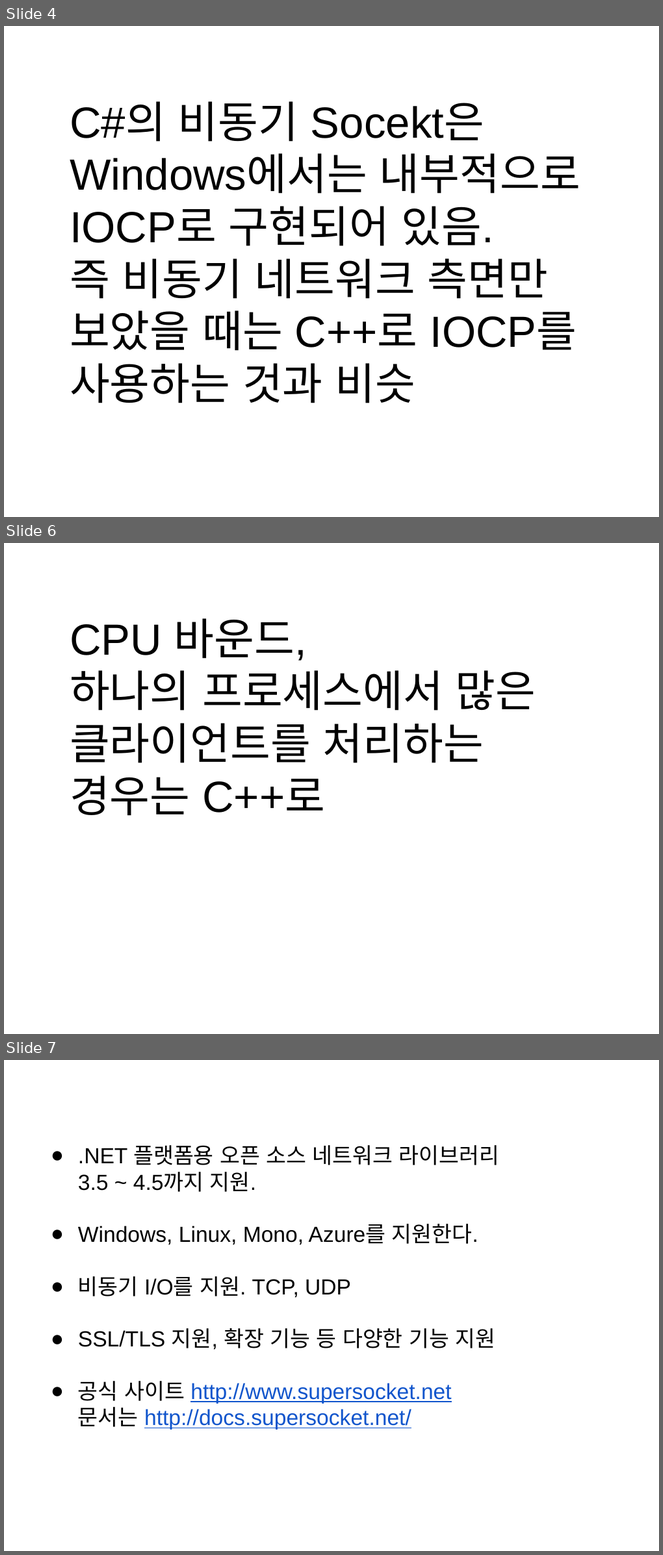
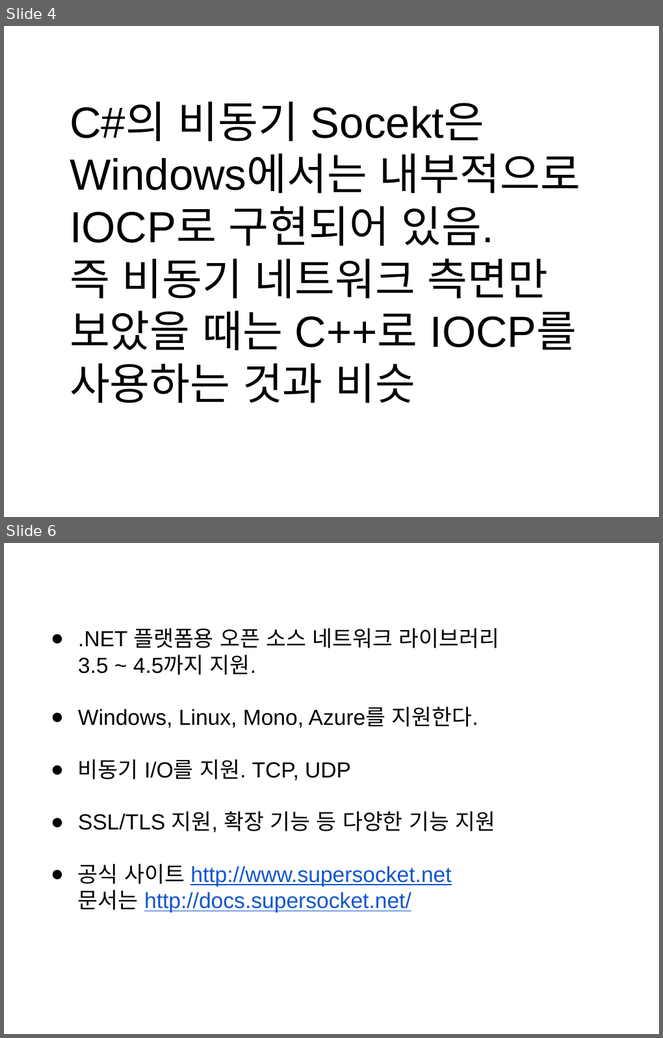
Before and after one commit to jacking75/conf_kgc2016_SuperSocket, a slide deck: {KGC2016]SuperSocket을 사용하여 고성능 게임 서버 만들기.pptx. Shown one above the other, each under a label of ours: slides 4, 6 and 7 before the commit, slides 4 and 6 after it; the slides between them are not shown. The pictures are 663x1555 and 663x1038 pixels, drawn with LibreOffice and Linux fonts; fonts in the diff are those of the drawing. Boxes give left, top, right and bottom in pixels: in the first picture for what was removed or moved away, otherwise in the second. Text is boxed around its words. In the diff, an @@ line names an element or a change of style, - is before the commit and + after.

```diff
--- a/{KGC2016]SuperSocket을 사용하여 고성능 게임 서버 만들기.pptx
+++ b/{KGC2016]SuperSocket을 사용하여 고성능 게임 서버 만들기.pptx
@@ slide 6 removed at [4,543,659,1034], background #FFFFFF @@
@@ text removed at [70,618,536,816] @@
-CPU 바운드,
-하나의 프로세스에서 많은 클라이언트를 처리하는 경우는 C++로
@@ what was slide 7 is now slide 6 @@
```
Also in this commit, not shown: 3 slides changed, 3 slides added, 2 other slides removed, 4 other files.
